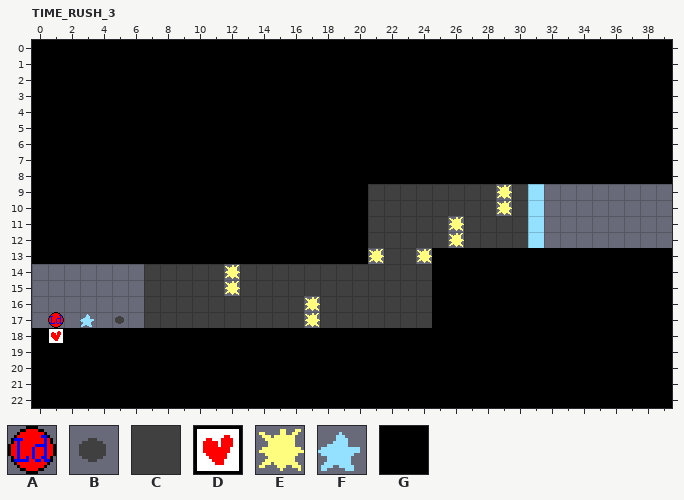
LDtk project -- Assets/LDtk/level_11.ldtk. Above: the version before the commit.
Cells are 16x16 px. Shown: TIME_RUSH_3 x 0..39, y 0..22. The commit also changed other parts of the map, which this record leaves out.
Key: from "CONTROLS": A 0; from "ENTITIES": B 2, C 4, D 6, E 56, F 98; from "GROUND": G 0.
_ is an empty cell.
Layer "GROUND" before, first column x 0:
14 ______________
15 ______________
16 ______________
17 ______________
18 G_GGGGGGGGGGGG
19 GGGGGGGGGGGGGG
20 GGGGGGGGGGGGGG
21 GGGGGGGGGGGGGG
22 GGGGGGGGGGGGGG
Layer "ENTITIES" before, first column x 0:
10 ___________________
11 ___________________
12 ___________________
13 ___________________
14 _______CCCCCECCCCCC
15 _______CCCCCECCCCCC
16 _______CCCCCCCCCCEC
17 ___F_B_CCCCCCCCCCEC
18 _D_________________
19 ___________________
20 ___________________
21 ___________________
22 ___________________
After:
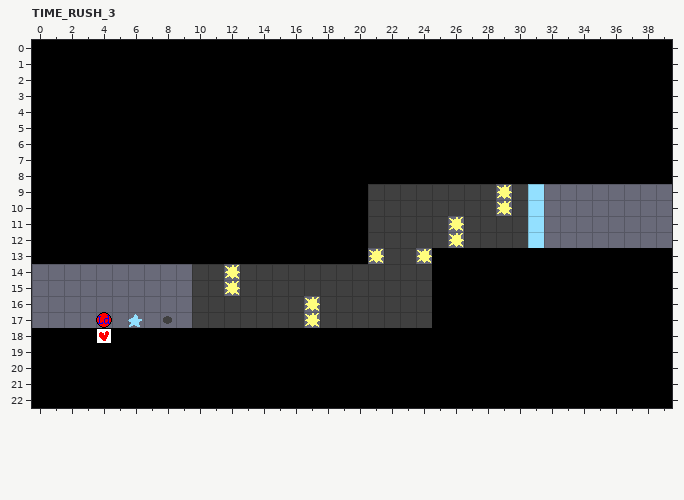
The edit:
Changed rows in their new state; . is an unchanged cell.
Layer "GROUND":
first column x 1:
18 G.._
Layer "ENTITIES":
first column x 1:
14 ......___
15 ......___
16 ......___
17 .._._F_B_
18 _..D.....
Layer "CONTROLS":
first column x 1:
17 _..A
Where, in picture pixels (left, top, right, bottom), the same in both pictures:
changed: (80, 264, 192, 343)
changed: (48, 312, 64, 343)
